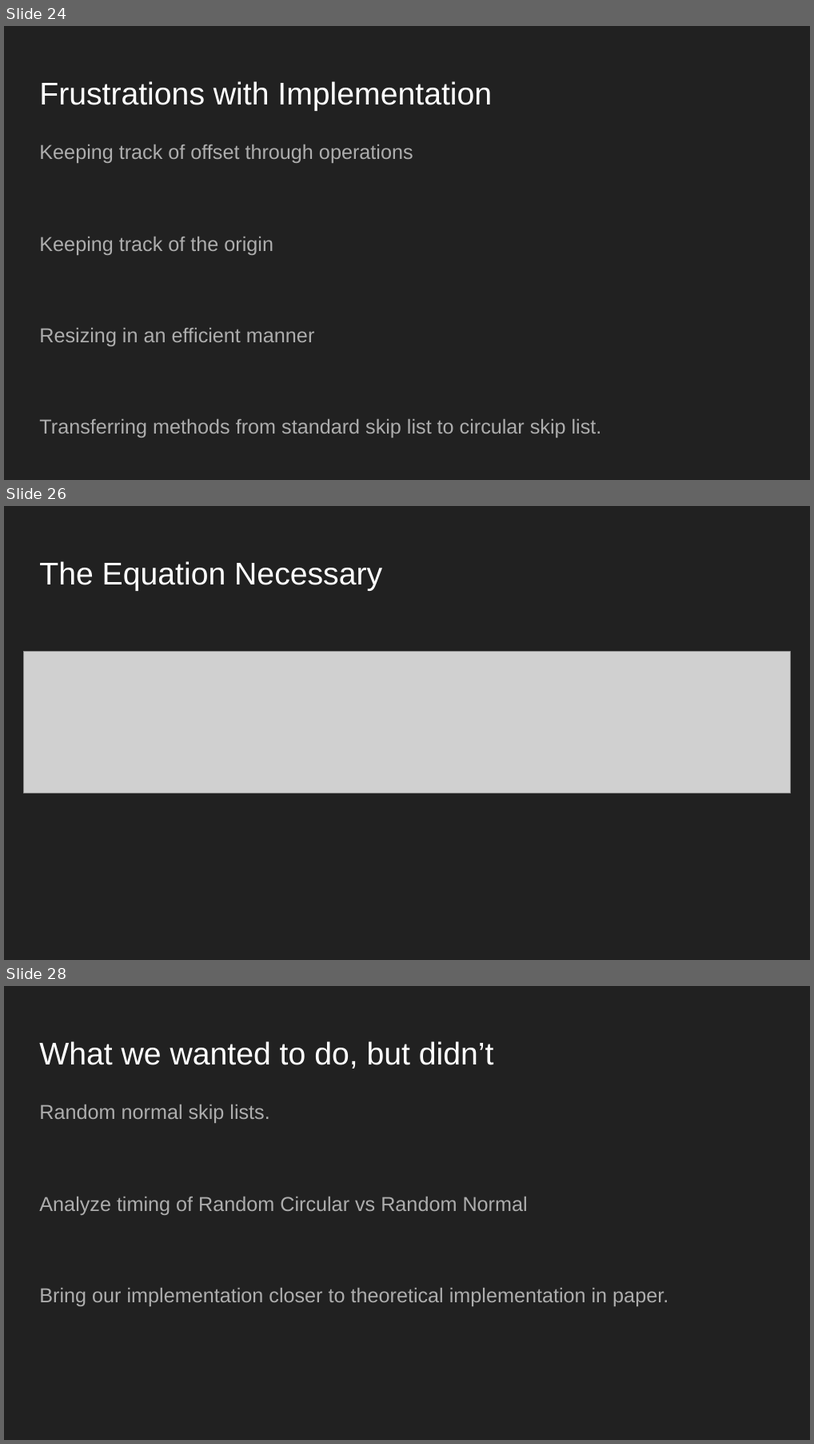
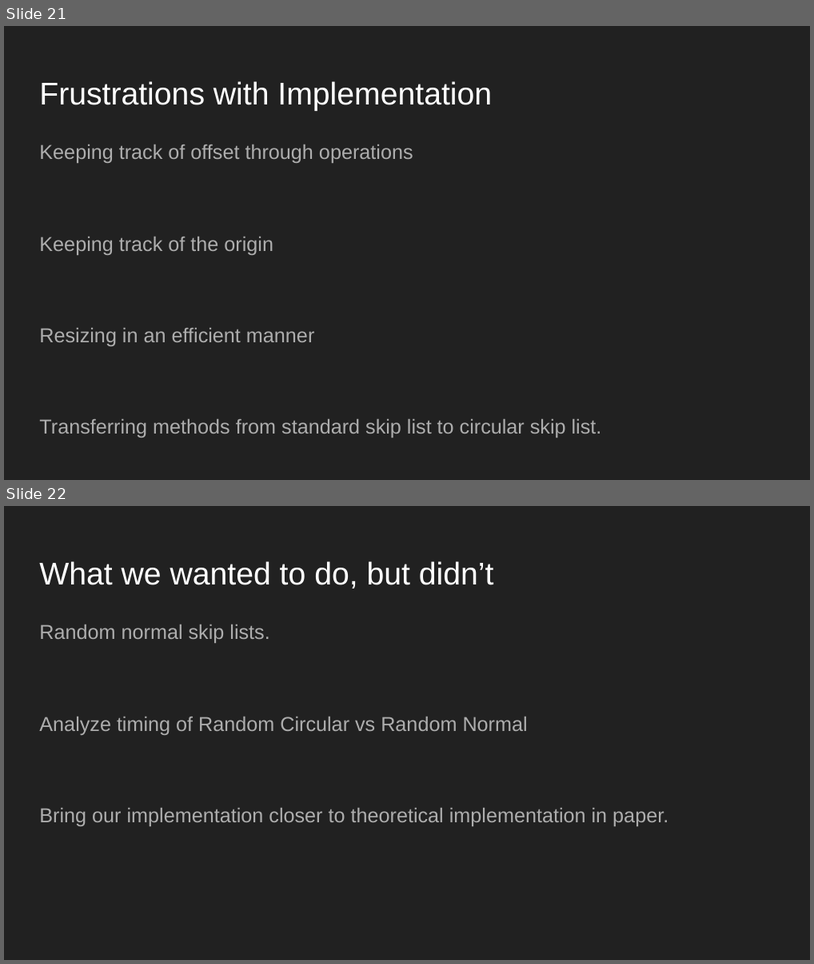
Before and after one commit to JSoddy/432-team10-project, a slide deck: Video/Final Video.pptx. Shown one above the other, each under a label of ours: slides 24, 26 and 28 before the commit, slides 21 and 22 after it; the slides between them are not shown. The pictures are 814x1444 and 814x964 pixels, drawn with LibreOffice and Linux fonts; fonts in the diff are those of the drawing; grey boxes stand for pictures. Boxes give left, top, right and bottom in pixels: in the first picture for what was removed or moved away, otherwise in the second. Text is boxed around its words. In the diff, an @@ line names an element or a change of style, - is before the commit and + after.

```diff
--- a/Video/Final Video.pptx
+++ b/Video/Final Video.pptx
@@ slide 26 removed at (4, 506, 810, 960), background #212121 @@
@@ title removed at (39, 561, 382, 591) @@
-The Equation Necessary
@@ picture removed at (24, 651, 791, 793) @@
@@ what was slide 24 is now slide 21 @@
@@ what was slide 28 is now slide 22 @@
```
Also in this commit, not shown: 1 slide changed, 3 slides added, 7 other slides removed, 3 other files.
